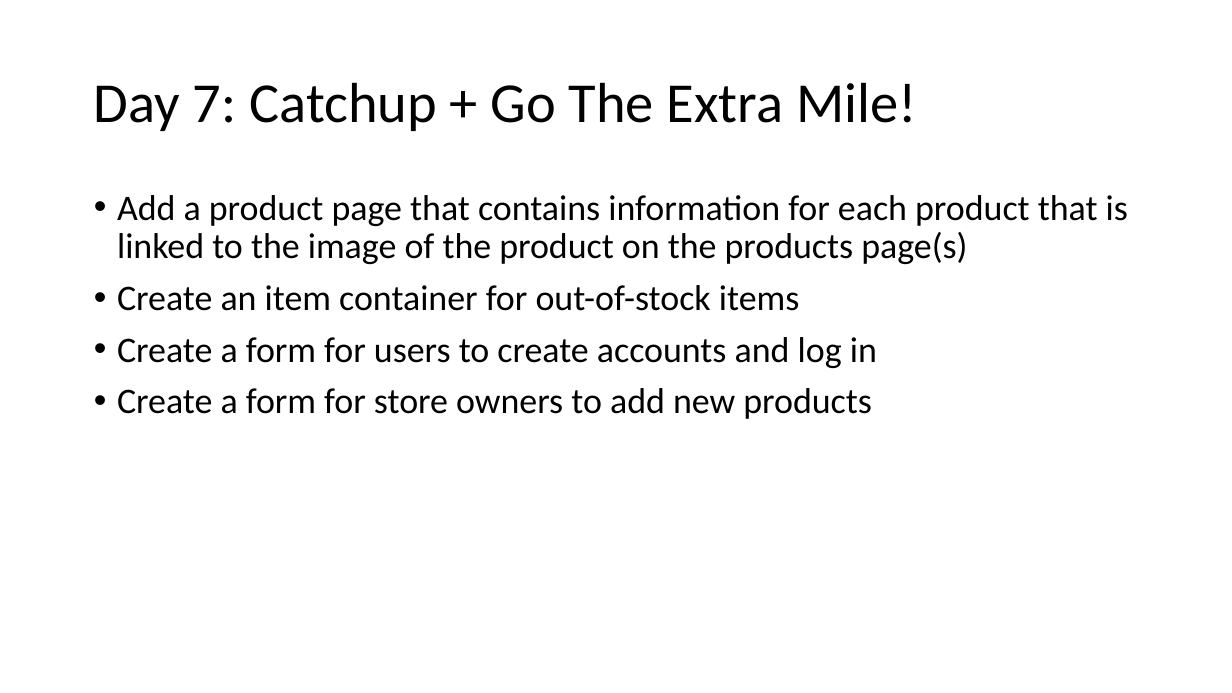
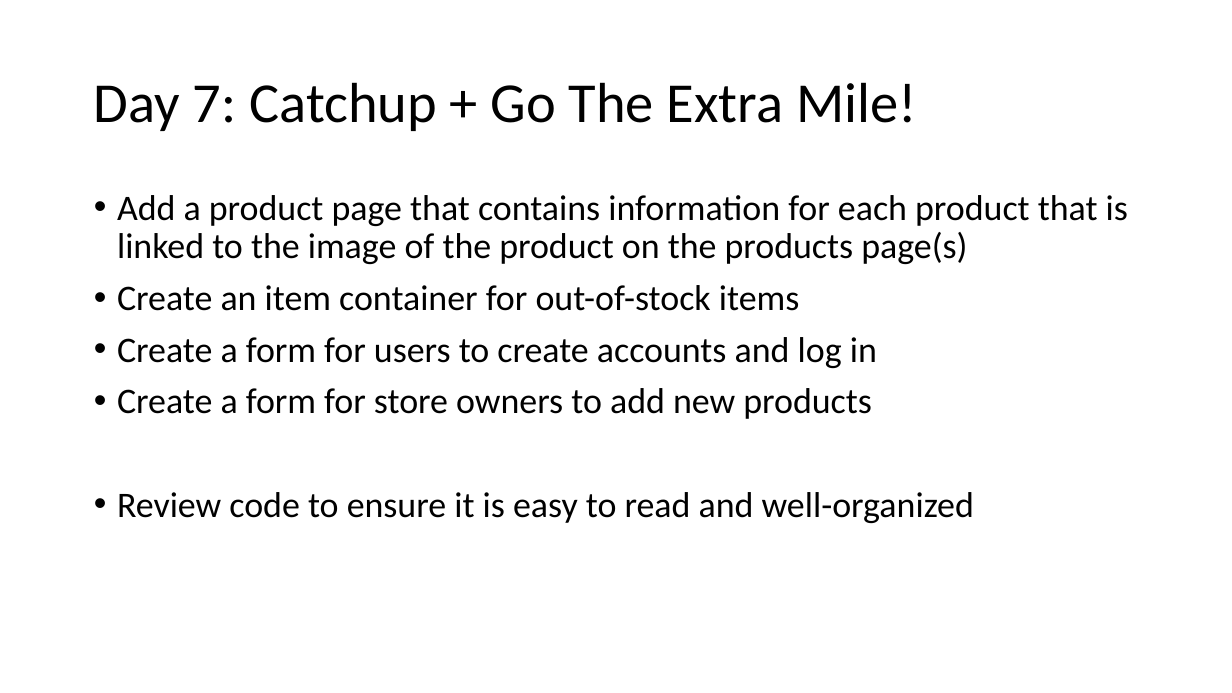
Before and after one commit to MrJoshGross/Course-Curricular-Material, a slide deck: slide 10 of Computer Science Discoveries/Projects/Project 3/Project 3 Checklist.pptx (slide 9 before the commit). Drawn at 1232x693 pixels with LibreOffice and Linux fonts; fonts in the diff are those of the drawing. Boxes give left, top, right and bottom in pixels: in the first picture for what was removed or moved away, otherwise in the second. Text is boxed around its words. In the diff, an @@ line names an element or a change of style, - is before the commit and + after.

```diff
--- a/Computer Science Discoveries/Projects/Project 3/Project 3 Checklist.pptx
+++ b/Computer Science Discoveries/Projects/Project 3/Project 3 Checklist.pptx
@@ text at (x1=117, y1=492, x2=974, y2=523): paragraph added @@
+• Review code to ensure it is easy to read and well-organized
```
Also in this commit, not shown: 1 slide added, 1 other file.
